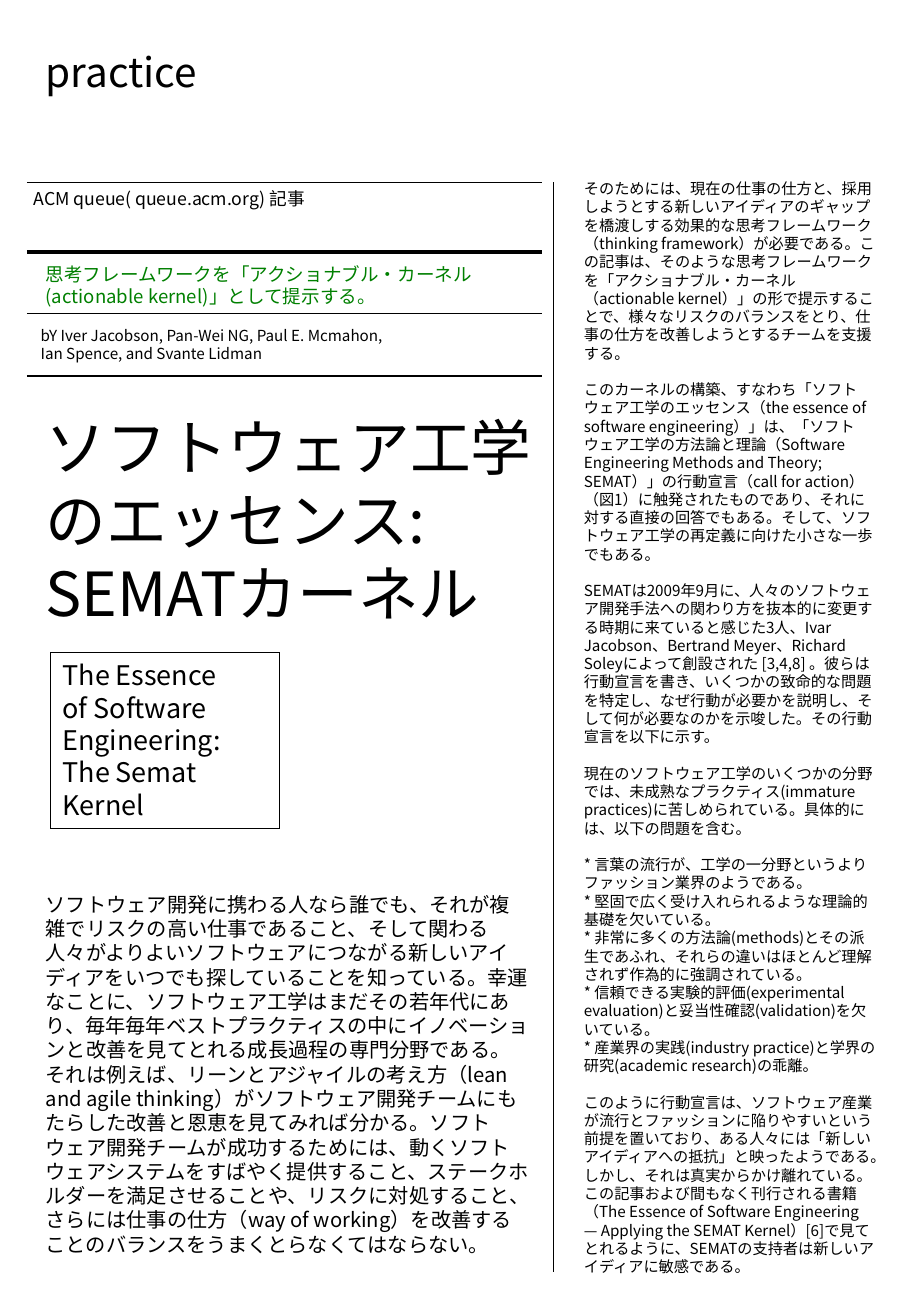
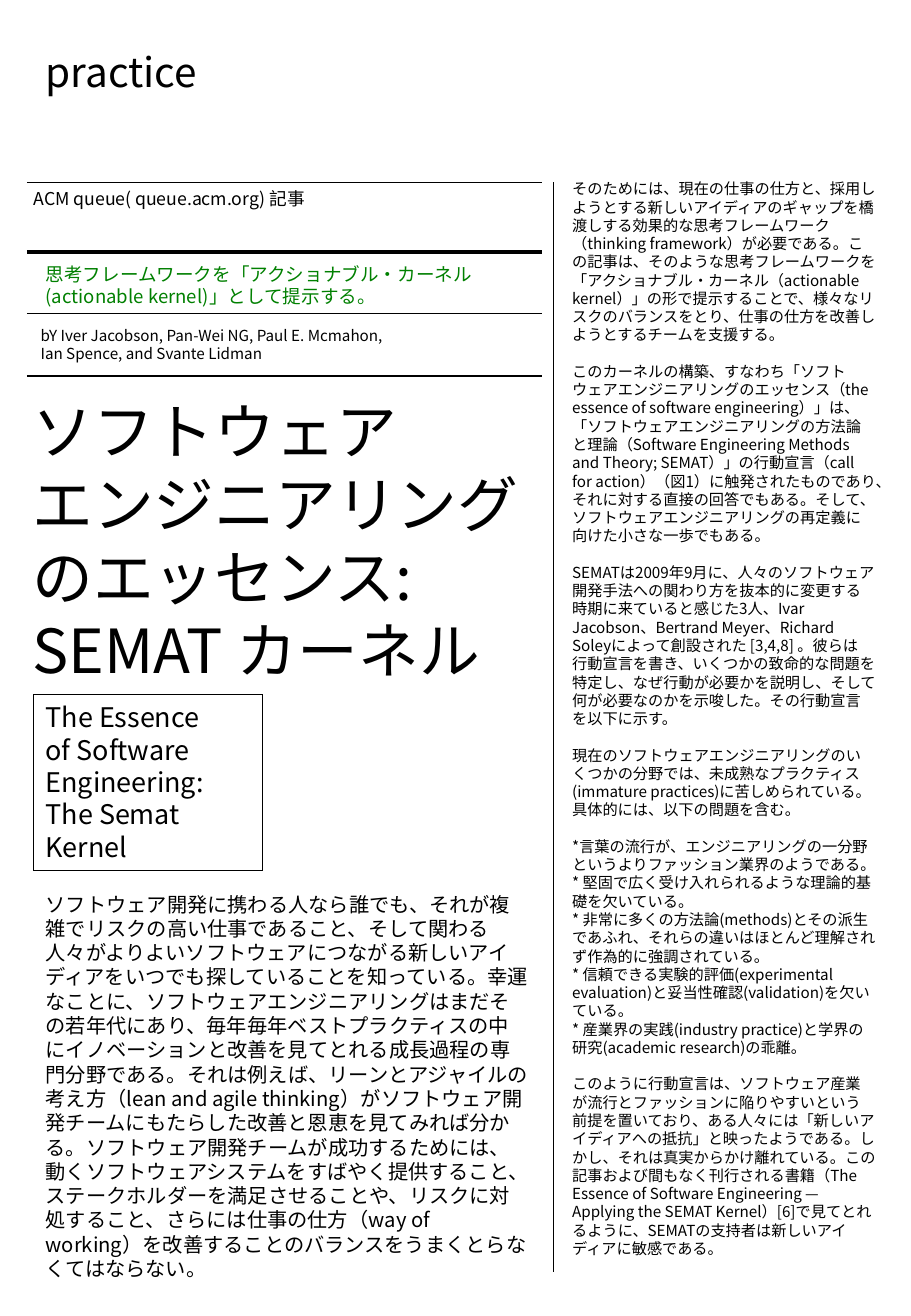
Before and after one commit to kawaguti/semat-j, a slide deck: slide 1 of p42-jacobson_ja/p42-jacobson_ja.pptx. Drawn at 911x1316 pixels with LibreOffice and Linux fonts; fonts in the diff are those of the drawing. Boxes give left, top, right and bottom in pixels: in the first picture for what was removed or moved away, otherwise in the second. Text is boxed around its words. In the diff, an @@ line names an element or a change of style, - is before the commit and + after.

Commit message:
#7 Fixed
01.txt をすべてエンジニアリングに統一しました。

```diff
--- a/p42-jacobson_ja/p42-jacobson_ja.pptx
+++ b/p42-jacobson_ja/p42-jacobson_ja.pptx
@@ text "そのためには、現在の仕事の仕方と、採用しようとする新しいアイディアのギャップを橋渡しする効果的な思考フレームワーク（th ...": place and size @@
-text "そのためには、現在の仕事の仕方と、採用しようとする新しいアイディアのギャップを橋渡しする効果的な思考フレームワーク（th ..." at (584, 181, 886, 1274)
+text "そのためには、現在の仕事の仕方と、採用しようとする新しいアイディアのギャップを橋渡しする効果的な思考フレームワーク（th ..." at (572, 181, 890, 1256)
@@ text at (572, 364, 890, 543): text changed @@
-このカーネルの構築、すなわち「ソフトウェア工学のエッセンス（the essence of software engineering）」は、「ソフトウェア工学の方法論と理論（Software Engineering Methods and Theory; SEMAT）」の行動宣言（call for action）（図1）に触発されたものであり、それに対する直接の回答でもある。そして、ソフトウェア工学の再定義に向けた小さな一歩でもある。
+このカーネルの構築、すなわち「ソフトウェアエンジニアリングのエッセンス（the essence of software engineering）」は、「ソフトウェアエンジニアリングの方法論と理論（Software Engineering Methods and Theory; SEMAT）」の行動宣言（call for action）（図1）に触発されたものであり、それに対する直接の回答でもある。そして、ソフトウェアエンジニアリングの再定義に向けた小さな一歩でもある。
@@ text at (32, 405, 518, 676): text changed @@
-ソフトウェア工学のエッセンス:
-SEMATカーネル
+ソフトウェア
+エンジニアリングのエッセンス: SEMAT カーネル
@@ rectangle "The Essence": place and size @@
-rectangle "The Essence" at (51, 653, 279, 830)
+rectangle "The Essence" at (34, 695, 262, 871)
@@ text at (572, 748, 875, 872): text changed @@
-現在のソフトウェア工学のいくつかの分野では、未成熟なプラクティス(immature practices)に苦しめられている。具体的には、以下の問題を含む。
-* 言葉の流行が、工学の一分野というよりファッション業界のようである。
+現在のソフトウェアエンジニアリングのいくつかの分野では、未成熟なプラクティス(immature practices)に苦しめられている。具体的には、以下の問題を含む。
+*言葉の流行が、エンジニアリングの一分野というよりファッション業界のようである。
@@ text at (46, 895, 529, 1277): text changed @@
-ソフトウェア開発に携わる人なら誰でも、それが複雑でリスクの高い仕事であること、そして関わる人々がよりよいソフトウェアにつながる新しいアイディアをいつでも探していることを知っている。幸運なことに、ソフトウェア工学はまだその若年代にあり、毎年毎年ベストプラクティスの中にイノベーションと改善を見てとれる成長過程の専門分野である。それは例えば、リーンとアジャイルの考え方（lean and agile thinking）がソフトウェア開発チームにもたらした改善と恩恵を見てみれば分かる。ソフトウェア開発チームが成功するためには、動くソフトウェアシステムをすばやく提供すること、ステークホルダーを満足させることや、リスクに対処すること、さらには仕事の仕方（way of working）を改善することのバランスをうまくとらなくてはならない。
+ソフトウェア開発に携わる人なら誰でも、それが複雑でリスクの高い仕事であること、そして関わる人々がよりよいソフトウェアにつながる新しいアイディアをいつでも探していることを知っている。幸運なことに、ソフトウェアエンジニアリングはまだその若年代にあり、毎年毎年ベストプラクティスの中にイノベーションと改善を見てとれる成長過程の専門分野である。それは例えば、リーンとアジャイルの考え方（lean and agile thinking）がソフトウェア開発チームにもたらした改善と恩恵を見てみれば分かる。ソフトウェア開発チームが成功するためには、動くソフトウェアシステムをすばやく提供すること、ステークホルダーを満足させることや、リスクに対処すること、さらには仕事の仕方（way of working）を改善することのバランスをうまくとらなくてはならない。
```
Also in this commit, not shown: 1 other file.
